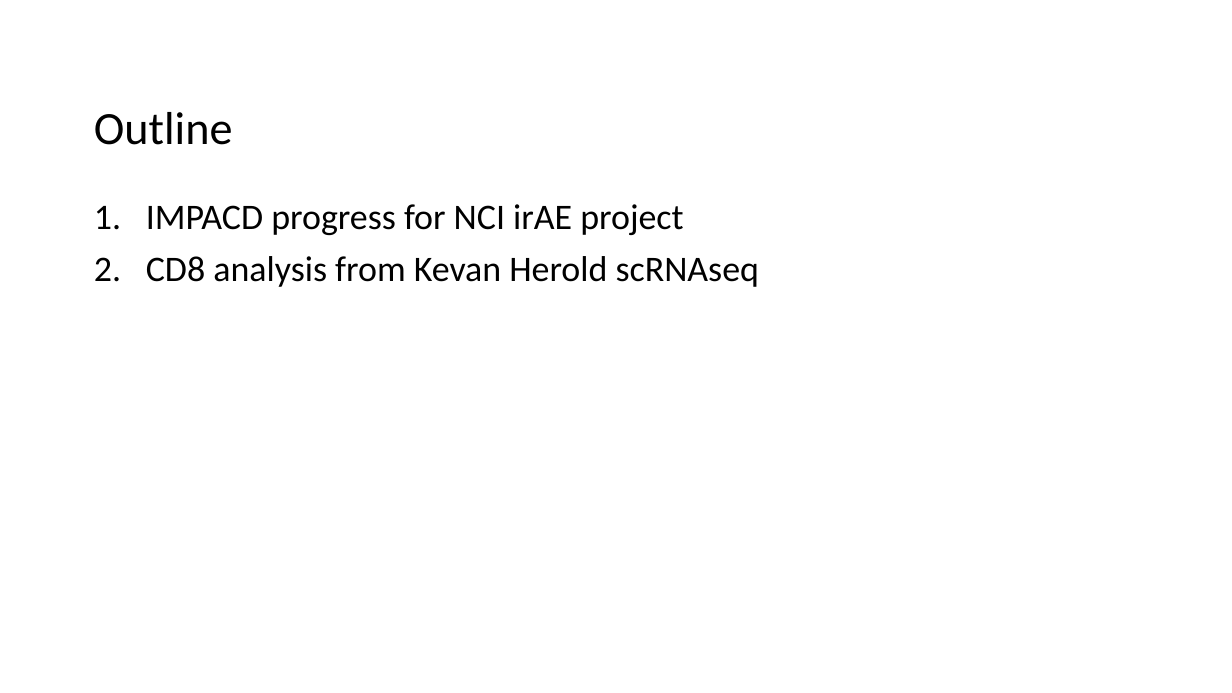
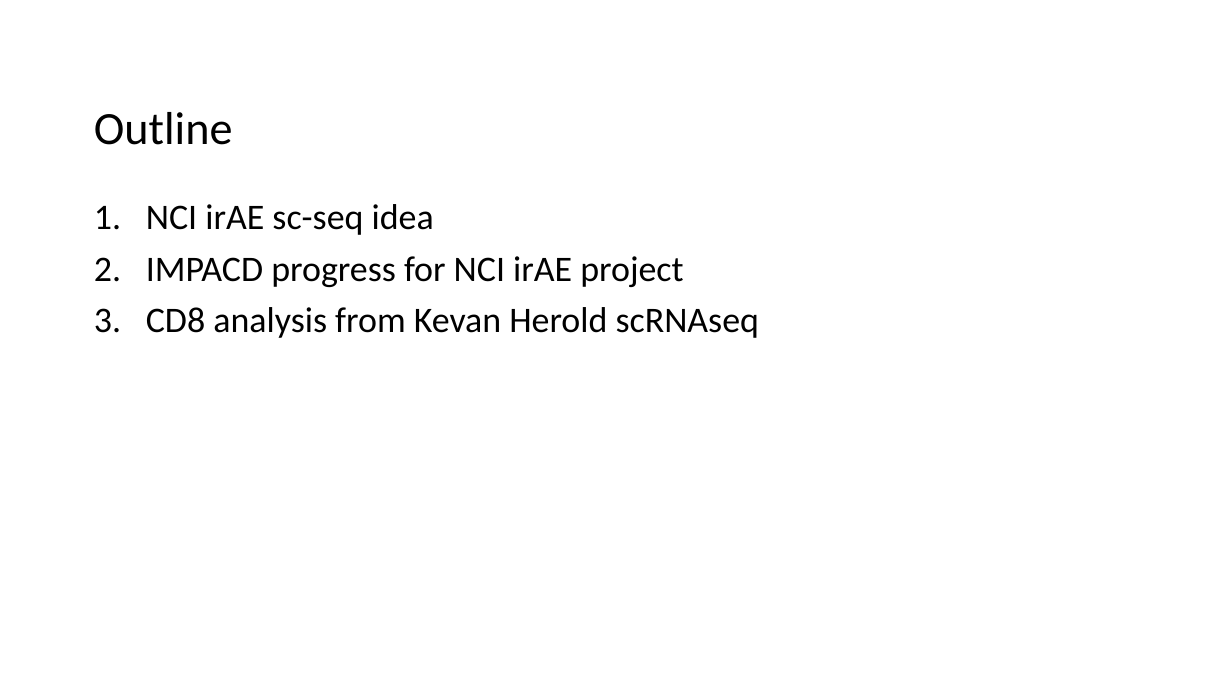
Before and after one commit to tybottorff/bottorffdocs, a slide deck: slide 2 of presentations/weekly_meetings/2025_1_30.pptx. Drawn at 1232x693 pixels with LibreOffice and Linux fonts; fonts in the diff are those of the drawing. Boxes give left, top, right and bottom in pixels: in the first picture for what was removed or moved away, otherwise in the second. Text is boxed around its words. In the diff, an @@ line names an element or a change of style, - is before the commit and + after.

```diff
--- a/presentations/weekly_meetings/2025_1_30.pptx
+++ b/presentations/weekly_meetings/2025_1_30.pptx
@@ text at [146, 204, 434, 235]: paragraph added @@
+1. NCI irAE sc-seq idea
```
Also in this commit, not shown: 1 other slide changed, 1 slide added.
